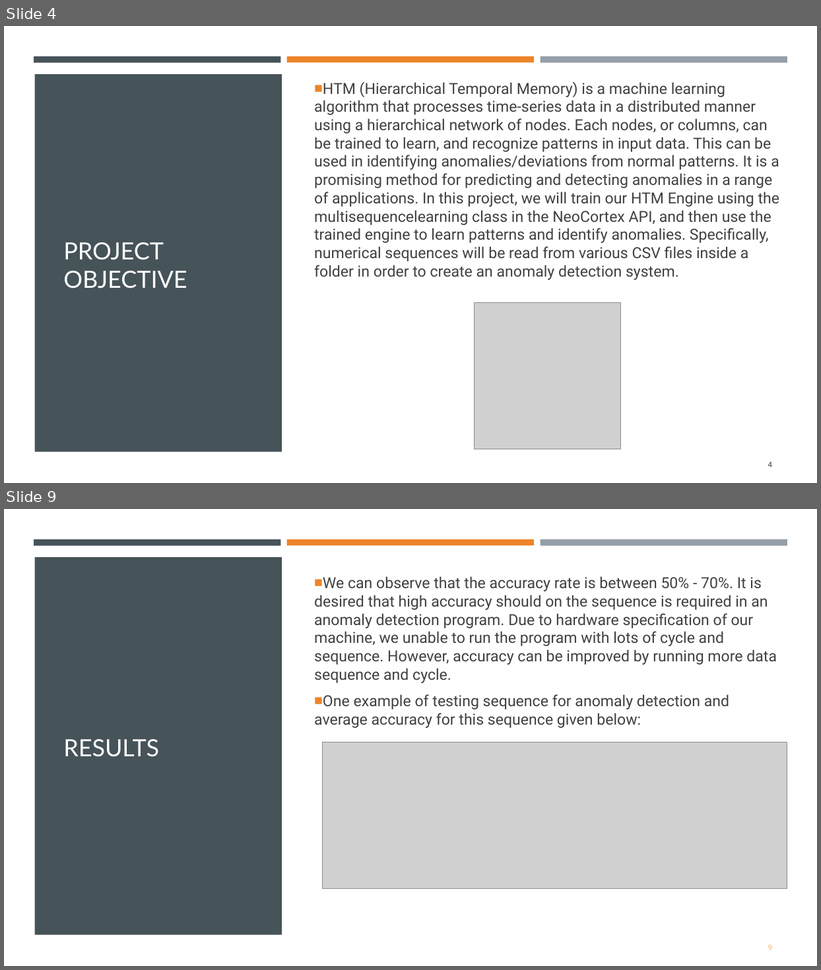
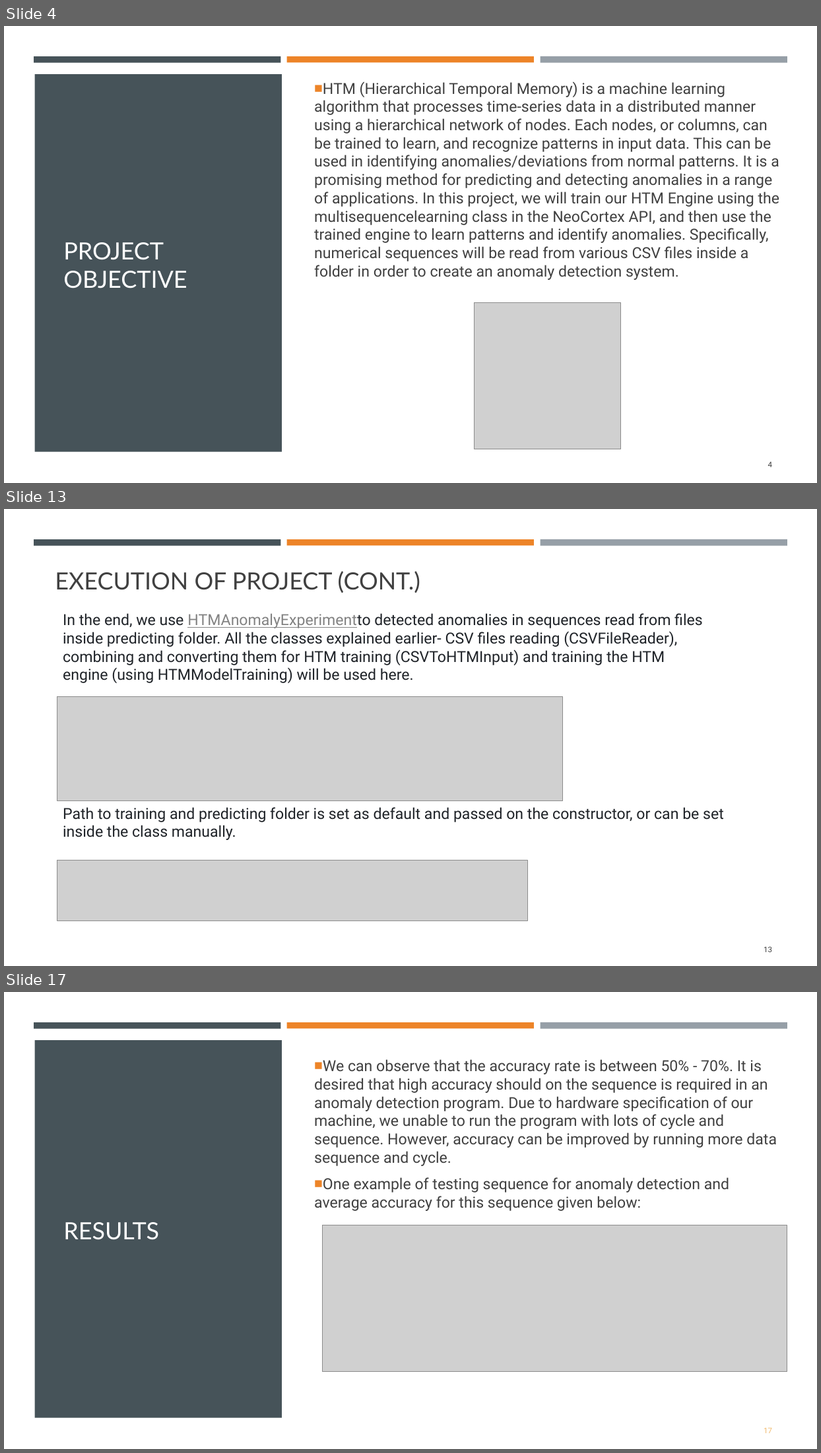
Before and after one commit to mahbubur-r/neocortexapi, a slide deck: source/MySEProject/Documentation/ML2324-8 Implement Anomaly Detection Sample.pptx. Shown one above the other, each under a label of ours: slides 4 and 9 before the commit, slides 4, 13 and 17 after it; the slides between them are not shown. The pictures are 821x970 and 821x1453 pixels, drawn with LibreOffice and Linux fonts; fonts in the diff are those of the drawing; grey boxes stand for pictures. Boxes give left, top, right and bottom in pixels: in the first picture for what was removed or moved away, otherwise in the second. Text is boxed around its words. In the diff, an @@ line names an element or a change of style, - is before the commit and + after.

Commit message:
slight changes project doc and updated it

```diff
--- a/source/MySEProject/Documentation/ML2324-8 Implement Anomaly Detection Sample.pptx
+++ b/source/MySEProject/Documentation/ML2324-8 Implement Anomaly Detection Sample.pptx
@@ slide 13 added at box(4, 509, 817, 966), background #FFFFFF @@
@@ rectangle added at box(34, 539, 281, 545), fill #465359 @@
@@ rectangle added at box(287, 539, 534, 545), fill #ED8428 @@
@@ rectangle added at box(540, 539, 787, 546), fill #969FA7 @@
@@ title added at box(55, 571, 420, 593), 28 pt, text #404040 @@
+EXECUTION OF PROJECT (CONT.)
@@ text added at box(63, 613, 703, 683), 18 pt, text #1F2328 @@
+In the end, we use HTMAnomalyExperimentto detected anomalies in sequences read from files inside predicting folder. All the classes explained earlier- CSV files reading (CSVFileReader), combining and converting them for HTM training (CSVToHTMInput) and training the HTM engine (using HTMModelTraining) will be used here.
@@ picture added at box(57, 697, 563, 801) @@
@@ text added at box(63, 807, 724, 840), 18 pt, text #1F2328 @@
+Path to training and predicting folder is set as default and passed on the constructor, or can be set inside the class manually.
@@ picture added at box(57, 861, 528, 921) @@
@@ page number added at box(764, 947, 772, 953), 9 pt, text #404040 @@
+13
@@ what was slide 9 is now slide 17 @@
@@ page number at box(764, 1428, 772, 1434): text changed @@
-9
+17
```
Also in this commit, not shown: 5 slides changed, 7 other slides added, 1 other file.
